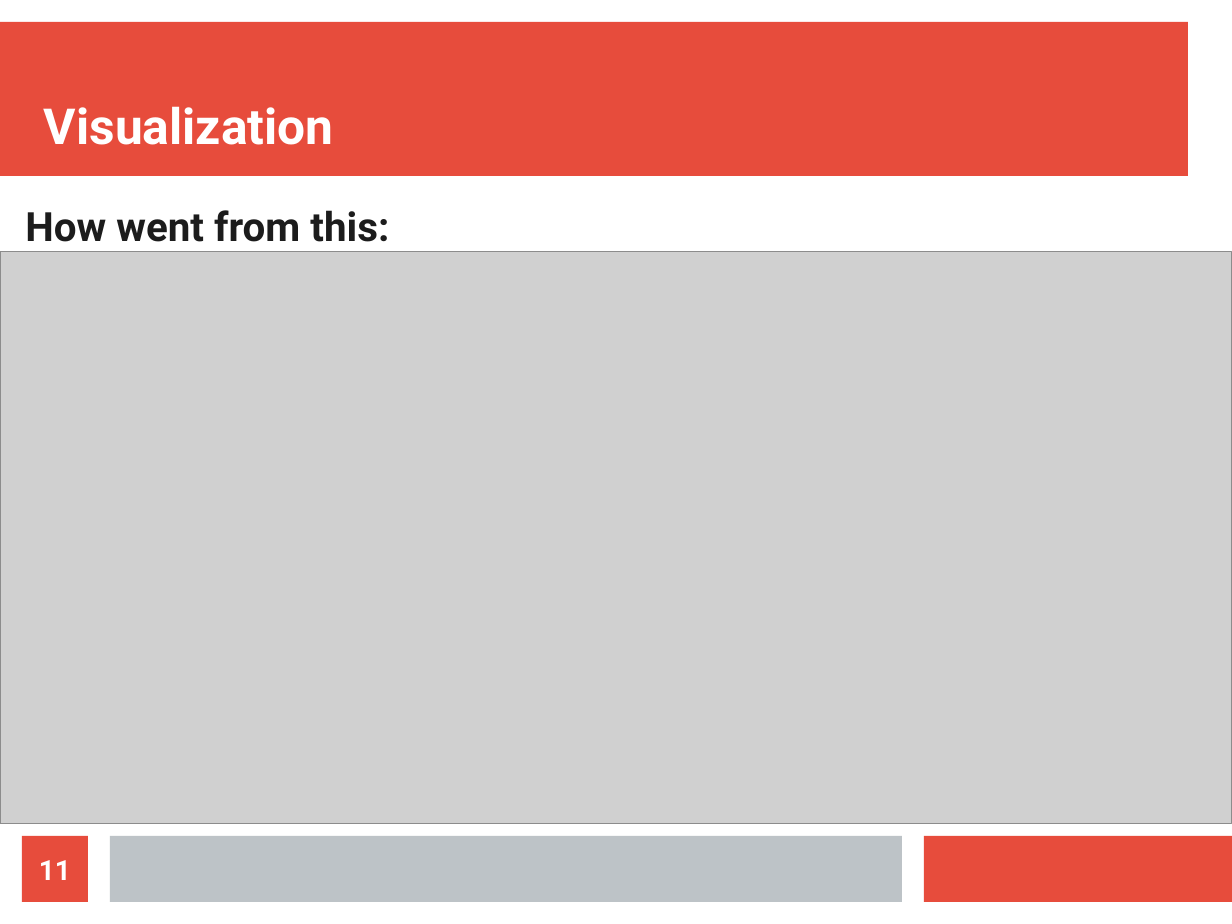
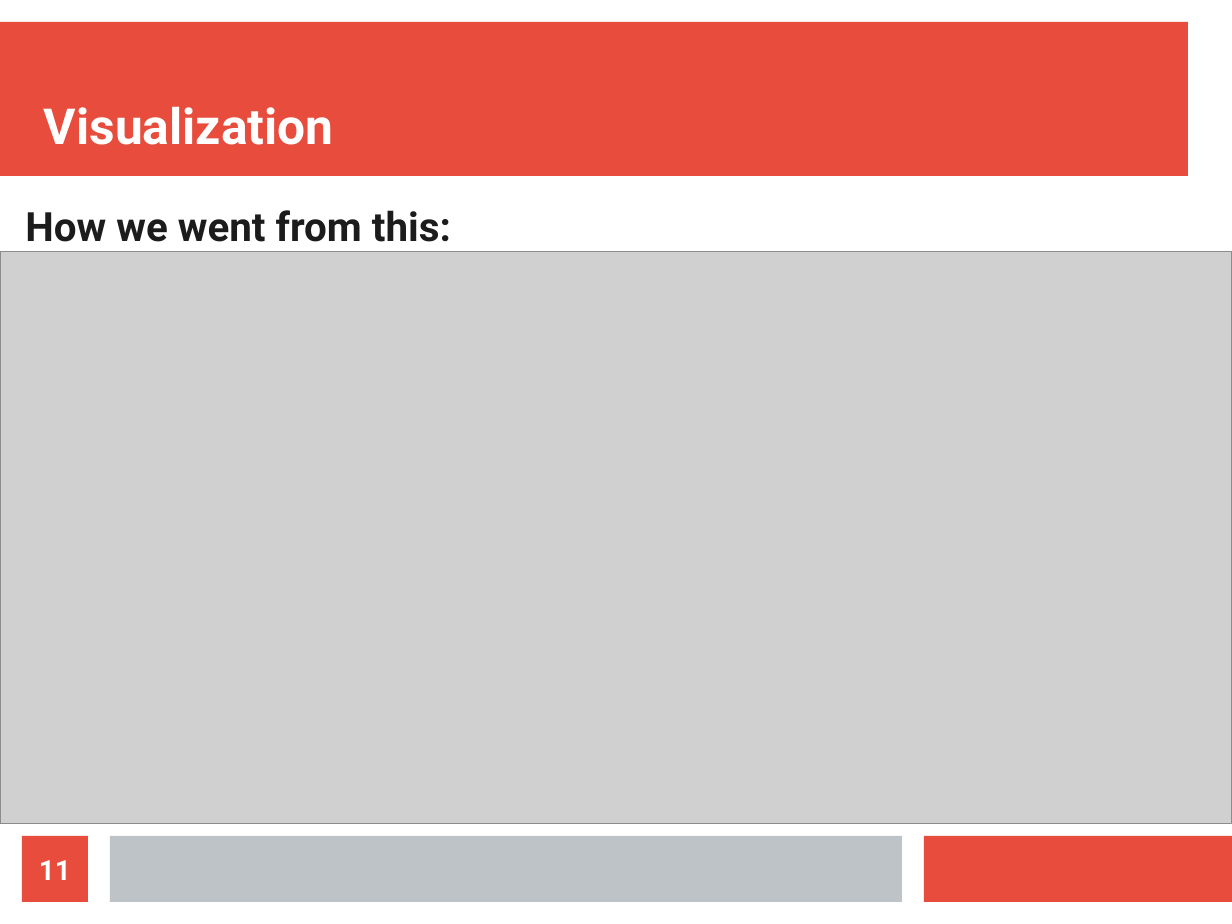
Before and after one commit to ReDI-Data-Analysis/data-analysis-project, a slide deck: slide 11 of project-presentation-data-analysis.odp. Drawn at 1232x924 pixels with LibreOffice and Linux fonts; fonts in the diff are those of the drawing; grey boxes stand for pictures. Boxes give left, top, right and bottom in pixels: in the first picture for what was removed or moved away, otherwise in the second. Text is boxed around its words. In the diff, an @@ line names an element or a change of style, - is before the commit and + after.

```diff
--- a/project-presentation-data-analysis.odp
+++ b/project-presentation-data-analysis.odp
@@ text at [25,210,451,242]: text changed @@
-How went from this:
+How we went from this:
```
Also in this commit, not shown: 1 other slide changed, 3 slides added, 1 slide removed.
